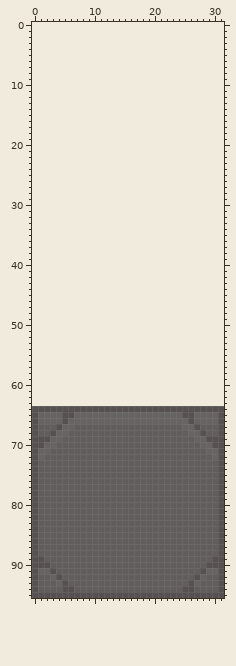
Pixel-art file, stored at assets/maxes asprite stuff (ignore this)/industrial tiles.aseprite. This is how it looked before the edit.
32x32 pixels, 1 frame. Colours within 5 levels of each other are drawn and written as one. The old version is drawn lined up with the new one, on the new canvas.
Now the later version:
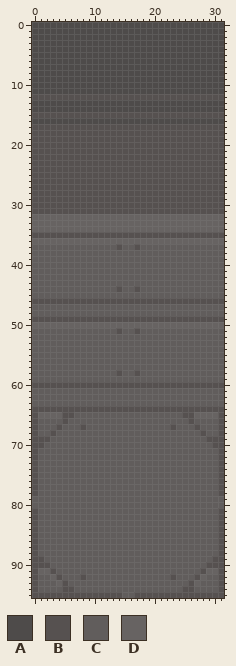
Palette (. is transparent): A #4e4b4a  B #565150  C #615d5c  D #676362
Diff:
canvas 32x32 -> 32x96, the old top-left corner now at 0,64
@@ x 0..31 @@
- 0 ................................
- 1 ................................
- 2 ................................
- 3 ................................
- 4 ................................
- 5 ................................
- 6 ................................
- 7 ................................
- 8 ................................
- 9 ................................
-10 ................................
-11 ................................
-12 ................................
-13 ................................
-14 ................................
-15 ................................
-16 ................................
-17 ................................
-18 ................................
-19 ................................
-20 ................................
-21 ................................
-22 ................................
-23 ................................
-24 ................................
-25 ................................
-26 ................................
-27 ................................
-28 ................................
-29 ................................
-30 ................................
-31 ................................
-32 ................................
-33 ................................
-34 ................................
-35 ................................
-36 ................................
-37 ................................
-38 ................................
-39 ................................
-40 ................................
-41 ................................
-42 ................................
-43 ................................
-44 ................................
-45 ................................
-46 ................................
-47 ................................
-48 ................................
-49 ................................
-50 ................................
-51 ................................
-52 ................................
-53 ................................
-54 ................................
-55 ................................
-56 ................................
-57 ................................
-58 ................................
-59 ................................
-60 ................................
-61 ................................
-62 ................................
-63 ................................
+ 0 AAAAAAAAAAAAAAAAAAAAAAAAAAAAAAAA
+ 1 AAAAAAAAAAAAAAAAAAAAAAAAAAAAAAAA
+ 2 AAAAAAAAAAAAAAAAAAAAAAAAAAAAAAAA
+ 3 AAAAAAAAAAAAAAAAAAAAAAAAAAAAAAAA
+ 4 AAAAAAAAAAAAAAAAAAAAAAAAAAAAAAAA
+ 5 AAAAAAAAAAAAAAAAAAAAAAAAAAAAAAAA
+ 6 AAAAAAAAAAAAAAAAAAAAAAAAAAAAAAAA
+ 7 AAAAAAAAAAAAAAAAAAAAAAAAAAAAAAAA
+ 8 AAAAAAAAAAAAAAAAAAAAAAAAAAAAAAAA
+ 9 AAAAAAAAAAAAAAAAAAAAAAAAAAAAAAAA
+10 AAAAAAAAAAAAAAAAAAAAAAAAAAAAAAAA
+11 AAAAAAAAAAAAAAAAAAAAAAAAAAAAAAAA
+12 BBBBBBBBBBBBBBBBBBBBBBBBBBBBBBBB
+13 AAAAAAAAAAAAAAAAAAAAAAAAAAAAAAAA
+14 AAAAAAAAAAAAAAAAAAAAAAAAAAAAAAAA
+15 BBBBBBBBBBBBBBBBBBBBBBBBBBBBBBBB
+16 AAAAAAAAAAAAAAAAAAAAAAAAAAAAAAAA
+17 BBBBBBBBBBBBBBBBBBBBBBBBBBBBBBBB
+18 BBBBBBBBBBBBBBBBBBBBBBBBBBBBBBBB
+19 BBBBBBBBBBBBBBBBBBBBBBBBBBBBBBBB
+20 BBBBBBBBBBBBBBBBBBBBBBBBBBBBBBBB
+21 BBBBBBBBBBBBBBBBBBBBBBBBBBBBBBBB
+22 BBBBBBBBBBBBBBBBBBBBBBBBBBBBBBBB
+23 BBBBBBBBBBBBBBBBBBBBBBBBBBBBBBBB
+24 BBBBBBBBBBBBBBBBBBBBBBBBBBBBBBBB
+25 BBBBBBBBBBBBBBBBBBBBBBBBBBBBBBBB
+26 BBBBBBBBBBBBBBBBBBBBBBBBBBBBBBBB
+27 BBBBBBBBBBBBBBBBBBBBBBBBBBBBBBBB
+28 BBBBBBBBBBBBBBBBBBBBBBBBBBBBBBBB
+29 BBBBBBBBBBBBBBBBBBBBBBBBBBBBBBBB
+30 BBBBBBBBBBBBBBBBBBBBBBBBBBBBBBBB
+31 BBBBBBBBBBBBBBBBBBBBBBBBBBBBBBBB
+32 DDDDDDDDDDDDDDDDDDDDDDDDDDDDDDDD
+33 DDDDDDDDDDDDDDDDDDDDDDDDDDDDDDDD
+34 DDDDDDDDDDDDDDDDDDDDDDDDDDDDDDDD
+35 BBBBBBBBBBBBBBBBBBBBBBBBBBBBBBBB
+36 DDDDDDDDDDDDDDDDDDDDDDDDDDDDDDDD
+37 CCCCCCCCCCCCCCBCCBCCCCCCCCCCCCCC
+38 CCCCCCCCCCCCCCCCCCCCCCCCCCCCCCCC
+39 CCCCCCCCCCCCCCCCCCCCCCCCCCCCCCCC
+40 CCCCCCCCCCCCCCCCCCCCCCCCCCCCCCCC
+41 CCCCCCCCCCCCCCCCCCCCCCCCCCCCCCCC
+42 CCCCCCCCCCCCCCCCCCCCCCCCCCCCCCCC
+43 CCCCCCCCCCCCCCCCCCCCCCCCCCCCCCCC
+44 CCCCCCCCCCCCCCBCCBCCCCCCCCCCCCCC
+45 CCCCCCCCCCCCCCCCCCCCCCCCCCCCCCCC
+46 BBBBBBBBBBBBBBBBBBBBBBBBBBBBBBBB
+47 CCCCCCCCCCCCCCCCCCCCCCCCCCCCCCCC
+48 CCCCCCCCCCCCCCCCCCCCCCCCCCCCCCCC
+49 BBBBBBBBBBBBBBBBBBBBBBBBBBBBBBBB
+50 DDDDDDDDDDDDDDDDDDDDDDDDDDDDDDDD
+51 CCCCCCCCCCCCCCBCCBCCCCCCCCCCCCCC
+52 CCCCCCCCCCCCCCCCCCCCCCCCCCCCCCCC
+53 CCCCCCCCCCCCCCCCCCCCCCCCCCCCCCCC
+54 CCCCCCCCCCCCCCCCCCCCCCCCCCCCCCCC
+55 CCCCCCCCCCCCCCCCCCCCCCCCCCCCCCCC
+56 CCCCCCCCCCCCCCCCCCCCCCCCCCCCCCCC
+57 CCCCCCCCCCCCCCCCCCCCCCCCCCCCCCCC
+58 CCCCCCCCCCCCCCBCCBCCCCCCCCCCCCCC
+59 CCCCCCCCCCCCCCCCCCCCCCCCCCCCCCCC
+60 BBBBBBBBBBBBBBBBBBBBBBBBBBBBBBBB
+61 CCCCCCCCCCCCCCCCCCCCCCCCCCCCCCCC
+62 CCCCCCCCCCCCCCCCCCCCCCCCCCCCCCCC
+63 CCCCCCCCCCCCCCCCCCCCCCCCCCCCCCCC
 64 BBBBBBBBBBBBBBBBBBBBBBBBBBBBBBBB
-65 BDDDDBBDDDDDDDDDDDDDDDDDDBBDDDDB
-66 BDDDDBDDDDDDDDDDDDDDDDDDDDBDDDDB
-67 BCCCBDDCCCCCCCCCCCCCCCCCCDDBCCCB
-68 BCCBDDCCCCCCCCCCCCCCCCCCCCDDBCCB
-69 BBBDDCCCCCCCCCCCCCCCCCCCCCCDDBBB
-70 BBDDCCCCCCCCCCCCCCCCCCCCCCCCDDBB
-71 BDDCCCCCCCCCCCCCCCCCCCCCCCCCCDDB
-72 BDCCCCCCCCCCCCCCCCCCCCCCCCCCCCDB
+65 BDDDDBBCCCCCCCCCCCCCCCCCCBBDDDDB
+66 BCCCCBCCCCCCCCCCCCCCCCCCCCBCCCCB
+67 BCCCBCCCBCCCCCCCCCCCCCCBCCCBCCCB
+68 BCCBCCCCCCCCCCCCCCCCCCCCCCCCBCCB
+69 BBBCCCCCCCCCCCCCCCCCCCCCCCCCCBBB
+70 BBCCCCCCCCCCCCCCCCCCCCCCCCCCCCBB
+71 BCCCCCCCCCCCCCCCCCCCCCCCCCCCCCCB
+72 BCCCCCCCCCCCCCCCCCCCCCCCCCCCCCCB
 73 BCCCCCCCCCCCCCCCCCCCCCCCCCCCCCCB
@@ x 0..31 @@
 78 BCCCCCCCCCCCCCCCCCCCCCCCCCCCCCCB
-79 BCCCCCCCCCCCCCCCCCCCCCCCCCCCCCCB
-80 BCCCCCCCCCCCCCCCCCCCCCCCCCCCCCCB
+79 CCCCCCCCCCCCCCCCCCCCCCCCCCCCCCCC
+80 CCCCCCCCCCCCCCCCCCCCCCCCCCCCCCCC
 81 BCCCCCCCCCCCCCCCCCCCCCCCCCCCCCCB
@@ x 6..25 @@
 91 CCCCCCCCCCCCCCCCCCCC
-92 CCCCCCCCCCCCCCCCCCCC
+92 CCBCCCCCCCCCCCCCCBCC
 93 CCCCCCCCCCCCCCCCCCCC
 94 BCCCCCCCCCCCCCCCCCCB
-95 BBBBBBBBBBBBBBBBBBBB
+95 BBBBBBBBBCCBBBBBBBBB
Boxes around the changes in both pictures, in picture pixels (x1, y1, x2, y2):
changed: (32, 22, 224, 460)
changed: (32, 496, 38, 508)
changed: (218, 496, 224, 508)
changed: (80, 574, 86, 580)
changed: (170, 574, 176, 580)
changed: (122, 592, 134, 598)
